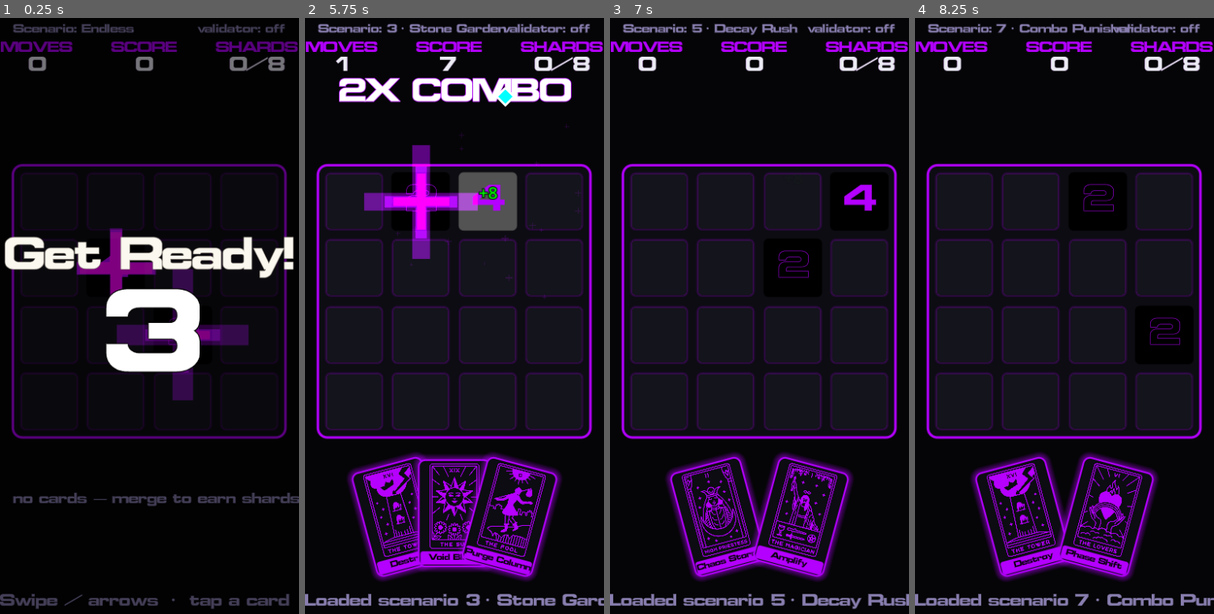
Above: before the commit, frames 1-4 (left to right).
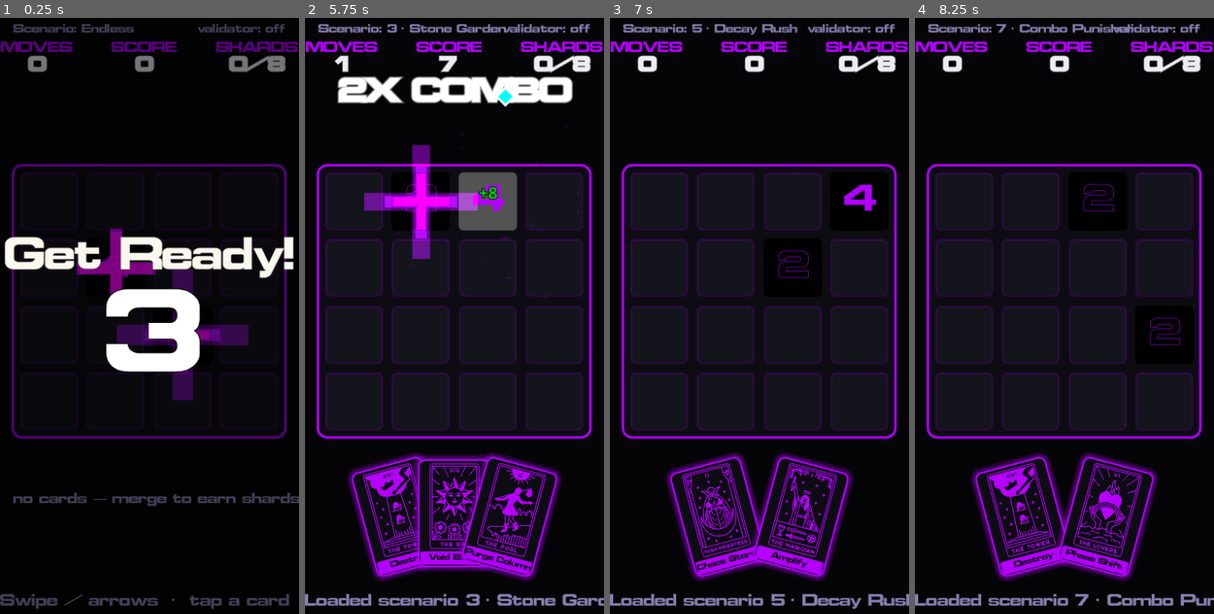
Above: after the commit, the same moments.

Repository: thegoldenmule/moveborne-godot
Game: Godot game, scene res://scenes/main.tscn
Two runs of this game, one before a commit and one after it. Both use one fixed random seed, a clock stepped at 60 frames per second and the inputs below.
Inputs (mouse positions are in pixels of both pictures, inside the frame that each line leads up to):
- Up to frame 1 (0.25 s): no input
- Up to frame 2 (5.75 s): tap A at 0.5, 1.25, 2, 4.25 s; drag from (454, 304) to (484, 196) at 0.52 s; drag from (394, 375) to (439, 470) at 1.27 s; move the mouse to (484, 196) at 2.02 s; hold Right 2.03-2.75 s; tap 1 at 2.1 s; drag from (439, 470) to (364, 244) at 2.77 s; click (412, 518) at 3.52 s; move the mouse to (544, 435) at 4.27 s; hold Left 4.28-5 s; tap 3 at 4.35 s; drag from (364, 244) to (409, 178) at 5.02 s
- Up to frame 3 (7 s): move the mouse to (774, 339) at 5.77 s; hold Down 5.78-6.5 s; tap 5 at 5.85 s; click (774, 339) at 5.92 s; drag from (714, 178) to (699, 375) at 6.52 s
- Up to frame 4 (8.25 s): move the mouse to (1130, 310) at 7.27 s; hold Up 7.28-8 s; tap 7 at 7.35 s; drag from (1004, 375) to (1049, 470) at 8.02 s

The runs differ from the first frame. In frame 1, 0.4% of the frame differs, in the area x 9-96%, y 6-10%; in frame 2, 2.0%, in the area x 9-96%, y 6-15%; in frame 3, 0.4%; in frame 4, 0.4%.

Commit message:
VFX: HUD + combo glow (P6 complete — tiles, cards, HUD)
Apply the MSDF glow shader (white) to the SCORE/SHARDS/MOVES value labels and the
"{N}X COMBO" banner on MED/HIGH (Quality.glow_enabled); plain outline on LOW. Shared
_hud_glow material; the shader replaces the outline on glowing labels so it isn't
doubled. Rounds out the neon glow across the whole UI.

Verified live by the user.

Co-Authored-By: Claude Opus 4.8 (1M context) <noreply@anthropic.com>

Diff:
--- a/llm-workflow/scenes/main.gd
+++ b/llm-workflow/scenes/main.gd
@@ -10,6 +10,7 @@
 const Style := preload("res://scenes/style.gd")
 const CountdownS := preload("res://scenes/countdown.gd")
 const DooberS := preload("res://scenes/doober.gd")
+const GlowShader := preload("res://scenes/glow_text.gdshader")
 
 const VALIDATOR_URL := "http://localhost:5055"
 
@@ -40,6 +41,7 @@
 var _score_tw: Tween
 var _shown_shards := 0            # displayed shards; filled as doobers land
 var _doobers_pending := 0        # in-flight shard doobers
+var _hud_glow: ShaderMaterial    # shared white glow for HUD value labels
 var _scen_label: Label
 var _net_label: Label
 var _toast: Label
@@ -454,7 +456,29 @@
 	_set_shards(int(st["shards"]))
 	_set_score(int(st["score"]))
 	_set_combo(int(st["comboMultiplier"]))
+	_apply_hud_glow(_moves_val, 1)
+	_apply_hud_glow(_score_val, 1)
+	_apply_hud_glow(_shards_val, 1)
 	_scen_label.text = "Scenario: %s" % _match.scenario_name
+
+
+func _hud_glow_material() -> ShaderMaterial:
+	if _hud_glow == null:
+		_hud_glow = ShaderMaterial.new()
+		_hud_glow.shader = GlowShader
+		_hud_glow.set_shader_parameter("glow_color", Color.WHITE)
+		_hud_glow.set_shader_parameter("glow_width", 0.28)
+	return _hud_glow
+
+
+## White MSDF glow on a HUD value label (MED/HIGH); plain outline on LOW.
+func _apply_hud_glow(lbl: Label, base_outline: int) -> void:
+	if Quality.glow_enabled():
+		lbl.material = _hud_glow_material()
+		lbl.add_theme_constant_override("outline_size", 0)
+	else:
+		lbl.material = null
+		lbl.add_theme_constant_override("outline_size", base_outline)
 
 
 ## One HUD stat: a caption (purple) over a value (white, purple-outlined). Returns
@@ -517,6 +541,7 @@
 	if combo > 1:
 		_combo_lbl.text = "%dX COMBO" % combo
 		_combo_lbl.visible = true
+		_apply_hud_glow(_combo_lbl, 3)
 		if combo > _shown_combo:
 			Anim.pop(_combo_lbl)
 	else:
